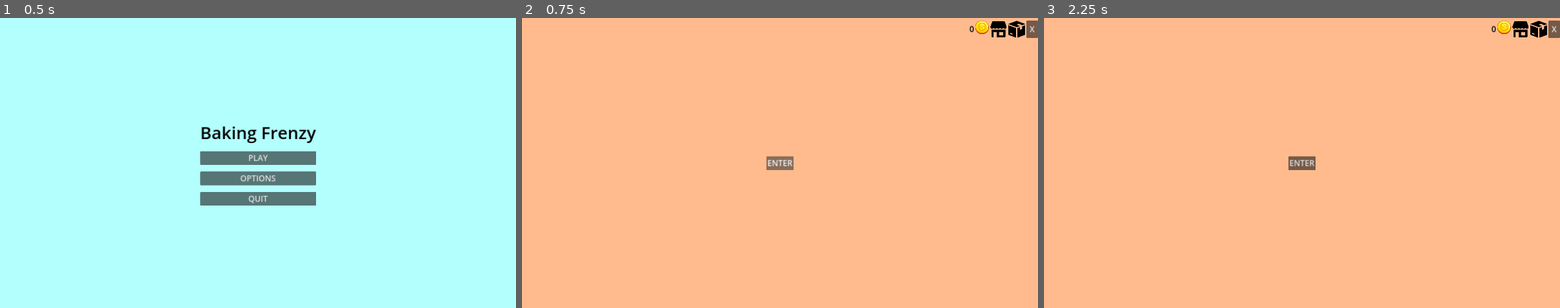
Above: before the commit, frames 1-3 (left to right).
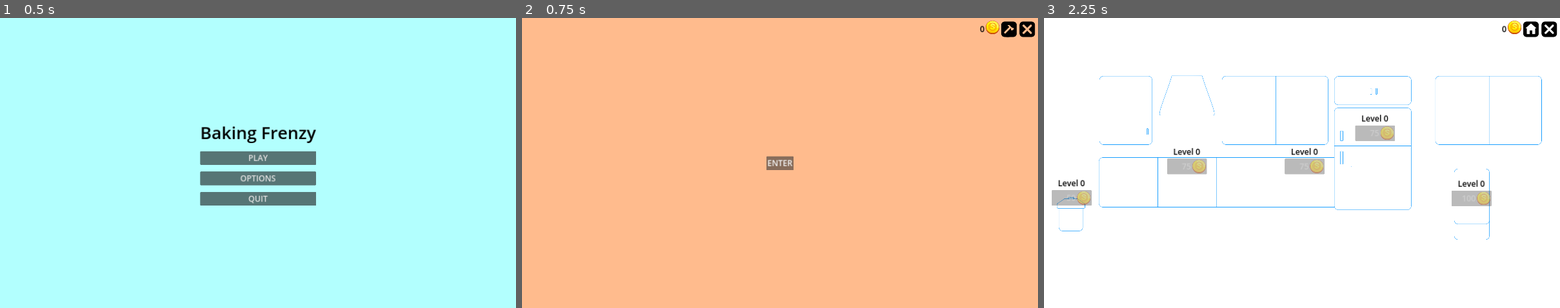
Above: after the commit, the same moments.

Repository: anj0la/BakingFrenzy
Game: Godot game, scene res://scenes/MainMenu.tscn
Two runs of this game, one before a commit and one after it. Both use one fixed random seed, a clock stepped at 60 frames per second and the inputs below. The project has no main scene, so this scene is started directly.
Inputs (mouse positions are in pixels of both pictures, inside the frame that each line leads up to):
- Up to frame 1 (0.5 s): no input
- Up to frame 2 (0.75 s): click "PLAY" at 0.5 s
- Up to frame 3 (2.25 s): click (1518, 29) at 1.27 s; click (1529, 29) at 2.02 s

Frame 1 is identical in both runs. In frame 2, 0.5% of the frame differs, in the area x 86-100%, y 0-7%; in frame 3, 100%, in the area x 0-100%, y 0-100%.

Commit message:
Trash reduction works, connected other scences via buttons. Very close to Alpha (need character and background art done, and sounds.

Diff:
--- a/BakeryHub.gd
+++ b/BakeryHub.gd
@@ -1,13 +1,20 @@
 extends Control
+
+@export var game_stats: Resource
 
 # Called when the node enters the scene tree for the first time.
 func _ready() -> void:
-	pass
+	$MenuStatsContainer/Coins.text = str(game_stats.total_coins)
 
 # Closes the game. NOTE: Save stats always before closing the game.
 func _on_close_button_pressed() -> void:
+	game_stats.save_game_stats()
 	get_tree().quit()
 
 # Displays the Level Selection Menu.
 func _on_level_selection_button_pressed() -> void:
 	get_tree().change_scene_to_file("res://scenes/LevelSelectionMenu.tscn")
+
+# Takes player to Upgrade Hub where they can upgrade their kitchen items.
+func _on_upgrade_button_pressed() -> void:
+	get_tree().change_scene_to_file("res://scenes/UpgradeHub.tscn")
--- a/scenes/BakeryHub.tscn
+++ b/scenes/BakeryHub.tscn
@@ -1,9 +1,10 @@
-[gd_scene load_steps=5 format=3 uid="uid://cyawmxyy2slrs"]
+[gd_scene load_steps=6 format=3 uid="uid://cyawmxyy2slrs"]
 
 [ext_resource type="Script" path="res://BakeryHub.gd" id="1_gyl1f"]
+[ext_resource type="Resource" uid="uid://cfbsynjsw6ejt" path="res://resources/GameStats.tres" id="2_h4aom"]
 [ext_resource type="Texture2D" uid="uid://dmd8bi6t15j6f" path="res://art/gold_coin.png" id="2_ygajx"]
-[ext_resource type="Texture2D" uid="uid://cmwr0efdp8ul1" path="res://art/shop.png" id="3_1xi8r"]
-[ext_resource type="Texture2D" uid="uid://tl66fye22gkh" path="res://art/box.png" id="4_trhlp"]
+[ext_resource type="Texture2D" uid="uid://dkrbt2piibats" path="res://art/build_icon.png" id="4_l26sq"]
+[ext_resource type="Texture2D" uid="uid://qbyx7brg113i" path="res://art/close_icon.png" id="5_jotiy"]
 
 [node name="BakeryHub" type="Control"]
 layout_mode = 3
@@ -13,6 +14,7 @@
 grow_horizontal = 2
 grow_vertical = 2
 script = ExtResource("1_gyl1f")
+game_stats = ExtResource("2_h4aom")
 
 [node name="ColorRect" type="ColorRect" parent="."]
 layout_mode = 1
@@ -44,18 +46,13 @@
 texture = ExtResource("2_ygajx")
 stretch_mode = 2
 
-[node name="ShopButton" type="TextureButton" parent="MenuStatsContainer"]
+[node name="UpgradeButton" type="TextureButton" parent="MenuStatsContainer"]
 layout_mode = 2
-texture_normal = ExtResource("3_1xi8r")
+texture_normal = ExtResource("4_l26sq")
 
-[node name="InventoryButton" type="TextureButton" parent="MenuStatsContainer"]
+[node name="CloseButton" type="TextureButton" parent="MenuStatsContainer"]
 layout_mode = 2
-texture_normal = ExtResource("4_trhlp")
-
-[node name="CloseButton" type="Button" parent="MenuStatsContainer"]
-layout_mode = 2
-theme_override_font_sizes/font_size = 30
-text = " X "
+texture_normal = ExtResource("5_jotiy")
 
 [node name="LevelSelectionButton" type="Button" parent="."]
 layout_mode = 1
@@ -73,5 +70,6 @@
 theme_override_font_sizes/font_size = 30
 text = "ENTER"
 
+[connection signal="pressed" from="MenuStatsContainer/UpgradeButton" to="." method="_on_upgrade_button_pressed"]
 [connection signal="pressed" from="MenuStatsContainer/CloseButton" to="." method="_on_close_button_pressed"]
 [connection signal="pressed" from="LevelSelectionButton" to="." method="_on_level_selection_button_pressed"]
--- a/scenes/HUD.tscn
+++ b/scenes/HUD.tscn
@@ -72,12 +72,6 @@
 theme_override_colors/font_color = Color(0, 0, 0, 1)
 theme_override_font_sizes/font_size = 30
 text = "Goal: Earn 500 Coins"
-
-[node name="SecondGoal" type="Label" parent="MainControl/GoalsContainer"]
-layout_mode = 2
-theme_override_colors/font_color = Color(0, 0, 0, 1)
-theme_override_font_sizes/font_size = 30
-text = "Goal: Serve 10 Customers"
 
 [node name="StatusTimeContainer" type="VBoxContainer" parent="MainControl"]
 layout_mode = 1
--- a/scenes/UpgradeHub.tscn
+++ b/scenes/UpgradeHub.tscn
@@ -1,8 +1,11 @@
-[gd_scene load_steps=4 format=3 uid="uid://cis7biqpxt55a"]
+[gd_scene load_steps=7 format=3 uid="uid://cis7biqpxt55a"]
 
 [ext_resource type="Texture2D" uid="uid://cl3afyaiaw7yt" path="res://art/game_background_outline.png" id="1_7nonl"]
 [ext_resource type="Script" path="res://scripts/UpgradeHub.gd" id="1_hbg0o"]
 [ext_resource type="Resource" uid="uid://cfbsynjsw6ejt" path="res://resources/GameStats.tres" id="2_jss0f"]
+[ext_resource type="Texture2D" uid="uid://dmd8bi6t15j6f" path="res://art/gold_coin.png" id="4_rq02n"]
+[ext_resource type="Texture2D" uid="uid://ctsnd2j2xy65y" path="res://art/home.png" id="5_bq0pg"]
+[ext_resource type="Texture2D" uid="uid://qbyx7brg113i" path="res://art/close_icon.png" id="6_54jms"]
 
 [node name="UpgradeHub" type="Control"]
 layout_mode = 3
@@ -41,7 +44,10 @@
 [node name="UpgradeButton" type="Button" parent="SaleCounter"]
 layout_mode = 2
 theme_override_font_sizes/font_size = 30
-text = "UPGRADE"
+text = "100"
+icon = ExtResource("4_rq02n")
+alignment = 2
+icon_alignment = 2
 
 [node name="Oven" type="VBoxContainer" parent="."]
 layout_mode = 1
@@ -67,7 +73,10 @@
 [node name="UpgradeButton" type="Button" parent="Oven"]
 layout_mode = 2
 theme_override_font_sizes/font_size = 30
-text = "UPGRADE"
+text = "75"
+icon = ExtResource("4_rq02n")
+alignment = 2
+icon_alignment = 2
 
 [node name="Counters" type="VBoxContainer" parent="."]
 layout_mode = 1
@@ -93,7 +102,10 @@
 [node name="UpgradeButton" type="Button" parent="Counters"]
 layout_mode = 2
 theme_override_font_sizes/font_size = 30
-text = "UPGRADE"
+text = "75"
+icon = ExtResource("4_rq02n")
+alignment = 2
+icon_alignment = 2
 
 [node name="Fridge" type="VBoxContainer" parent="."]
 layout_mode = 1
@@ -103,8 +115,8 @@
 anchor_right = 0.68
 anchor_bottom = 0.375
 offset_left = -148.0
-offset_top = -48.0
-offset_bottom = 48.0
+offset_top = -52.0
+offset_bottom = 52.0
 grow_horizontal = 0
 grow_vertical = 2
 
@@ -118,7 +130,10 @@
 [node name="UpgradeButton" type="Button" parent="Fridge"]
 layout_mode = 2
 theme_override_font_sizes/font_size = 30
-text = "UPGRADE"
+text = "75"
+icon = ExtResource("4_rq02n")
+alignment = 2
+icon_alignment = 2
 
 [node name="Trash" type="VBoxContainer" parent="."]
 layout_mode = 1
@@ -127,8 +142,8 @@
 anchor_top = 0.55
 anchor_right = 0.015
 anchor_bottom = 0.6
-offset_right = 40.0
-offset_bottom = 40.0
+offset_right = 148.0
+offset_bottom = 50.0
 
 [node name="Level" type="Label" parent="Trash"]
 layout_mode = 2
@@ -140,4 +155,39 @@
 [node name="UpgradeButton" type="Button" parent="Trash"]
 layout_mode = 2
 theme_override_font_sizes/font_size = 30
-text = "UPGRADE"
+text = "50"
+icon = ExtResource("4_rq02n")
+alignment = 2
+icon_alignment = 2
+
+[node name="MenuStatsContainer" type="HBoxContainer" parent="."]
+layout_mode = 1
+anchors_preset = 1
+anchor_left = 1.0
+anchor_right = 1.0
+offset_left = -216.0
+offset_top = 10.0
+offset_bottom = 74.0
+grow_horizontal = 0
+
+[node name="Coins" type="Label" parent="MenuStatsContainer"]
+layout_mode = 2
+theme_override_colors/font_color = Color(0, 0, 0, 1)
+theme_override_font_sizes/font_size = 30
+text = "0"
+
+[node name="CoinsImage" type="TextureRect" parent="MenuStatsContainer"]
+layout_mode = 2
+texture = ExtResource("4_rq02n")
+stretch_mode = 2
+
+[node name="HomeButton" type="TextureButton" parent="MenuStatsContainer"]
+layout_mode = 2
+texture_normal = ExtResource("5_bq0pg")
+
+[node name="CloseButton" type="TextureButton" parent="MenuStatsContainer"]
+layout_mode = 2
+texture_normal = ExtResource("6_54jms")
+
+[connection signal="pressed" from="MenuStatsContainer/HomeButton" to="." method="_on_home_button_pressed"]
+[connection signal="pressed" from="MenuStatsContainer/CloseButton" to="." method="_on_close_button_pressed"]
--- a/scripts/GameStats.gd
+++ b/scripts/GameStats.gd
@@ -225,6 +225,10 @@
 # Returns the upgrade level for the player.
 func get_upgrade_level(item: String) -> int:
 	return kitchen_upgrades[item]["level"]
+
+# Returns the upgrade cost for the player.
+func get_upgrade_cost(item: String) -> int:
+	return kitchen_upgrades[item]["upgrade_cost"]
 
 # Checks if the kitchen item can be upgraded.
 func can_upgrade_kitchen_item(item: String) -> bool:
--- a/scripts/HUD.gd
+++ b/scripts/HUD.gd
@@ -57,21 +57,8 @@
 	$MainControl/GameStatsContainer/Customers.text = str(customers_served)
 
 # Displays the objective(s) that a Player must achieve to complete the day (i.e., pass the level).
-func display_goal(first_goal: Array, second_goal: Array = [], show_second_goal: bool = false) -> void:
-	# NOTE: first_goal[0] == goal_name, first_goal[1] = target.
-	if first_goal[0] == "coins_earned":
-		$MainControl/GoalsContainer/FirstGoal.text = "Earn " + str(first_goal[1]) + " coins"
-	else: # first_goal[0] == "customers_served:
-		$MainControl/GoalsContainer/FirstGoal.text = "Serve " + str(first_goal[1]) + " customers"
-
-	$MainControl/GoalsContainer/SecondGoal.visible = show_second_goal
-
-	# Generate and display second objective (if it exists).
-	if show_second_goal:
-		if second_goal[0] == "coins_earned":
-			$MainControl/GoalsContainer/FirstGoal.text = "Earn " + str(second_goal[1]) + " coins"
-		else: # second_goal[0] == "customers_served:
-			$MainControl/GoalsContainer/FirstGoal.text = "Serve " + str(second_goal[1]) + " customers"
+func display_goal(first_goal: Array) -> void:
+	$MainControl/GoalsContainer/FirstGoal.text = "Earn " + str(first_goal[1]) + " coins"
 
 # Updates order status, whether it is completed (green) or not (grey).
 func update_order_status(completed: bool) -> void:
--- a/scripts/MainMenu.gd
+++ b/scripts/MainMenu.gd
@@ -4,15 +4,16 @@
 
 # Called when the node enters the scene tree for the first time.
 func _ready() -> void:
-	# game_stats,delete_game_stats()
+	game_stats.delete_game_stats()
 	# Loads player game stats.
 	game_stats.load_game_stats()
 	# Testing
 	print("Furthest level: ", game_stats.furthest_level)
-	#print("total coins: ", game_stats.total_coins)
-	#print("total customers served: ", game_stats.total_customers_served)
-	#print("total stars: ", game_stats.total_stars)
-	#print("level info: ", game_stats.level_info)
+	print("total coins: ", game_stats.total_coins)
+	print("total customers served: ", game_stats.total_customers_served)
+	print("total stars: ", game_stats.total_stars)
+	print("level info: ", game_stats.level_info)
+	print("kitchen upgrades: ", game_stats.kitchen_upgrades)
 
 # Remves start menu options, allowing the player to enter the level selection menu, customize their shop and view their inventory.
 func _on_play_button_pressed() -> void:
@@ -25,6 +26,7 @@
 
 # Quits the game.
 func _on_quit_button_pressed() -> void:
+	game_stats.save_game_stats()
 	get_tree().quit()
 
 # Displays the main menu again.
--- a/scripts/NPC.gd
+++ b/scripts/NPC.gd
@@ -124,6 +124,8 @@
 
 # Reduces the cost of the selected recipe.
 func apply_trash_penalty() -> void:
+	print('Total cost before deduction: ', selected_order[2])
+	# Get total penalty.
 	var total_penalty = game_stats.get_base_penalty() + game_stats.current_level # Penalty increases with level
 
 	# Calculate reduction.
@@ -131,7 +133,9 @@
 
 	# Ensure the reduction does not make the penalty negative.
 	total_penalty = max(total_penalty - reduction, 0)
-	$NPC.selected_order[2] = max($NPC.selected_order[2] - total_penalty, 0)
+	selected_order[2] = max(selected_order[2] - total_penalty, 0)
+
+	print('Total cost after deduction: ', selected_order[2])
 
 # Moves the NPC into the screen.
 func enter() -> void:
--- a/scripts/UpgradeHub.gd
+++ b/scripts/UpgradeHub.gd
@@ -5,18 +5,26 @@
 # Called when the node enters the scene tree for the first time.
 func _ready() -> void:
 	## NOTE: Enable / disable buttons based on the amount of money a player has
+	$MenuStatsContainer/Coins.text = str(game_stats.total_coins)
 	for child in get_children():
 		if child.get_class() == "VBoxContainer":
 			_initialize_upgrade_scene(child)
 
 # Initializes the upgrade scene by displaying upgrade levels and upgrade button status (disabled or enabled).
 func _initialize_upgrade_scene(item: VBoxContainer) -> void:
-	var item_name = item.name.to_lower() if not "salecounter" else "sale_counter"
+	# Get required variables needed to display and potentially upgrade items.
+	var item_name = item.name.to_lower() if item.name != "SaleCounter" else "sale_counter"
 	var level_label = item.get_child(0)
 	var upgrade_button = item.get_child(1)
 
+	# Set level and buttons labels, and either enable or disable upgrade button.
 	level_label.text = "Level " + str(game_stats.get_upgrade_level(item_name))
 	upgrade_button.disabled = not game_stats.can_upgrade_kitchen_item(item_name)
+	upgrade_button.text = str(game_stats.get_upgrade_cost(item_name))
+
+	# Changes text to indicate to players that they can afford the upgrade.
+	if not upgrade_button.disabled:
+		upgrade_button.add_theme_color_override("font_color", Color.LIGHT_GREEN)
 
 	# Connect the button signal to upgrade kitchen items.
 	if upgrade_button.pressed.is_connected(_on_upgrade_button_pressed):
@@ -25,6 +33,29 @@
 
 # Upgrades the specific kitchen item and enables or disbales the upgrade button.
 func _on_upgrade_button_pressed(item_name: String, level_label: Label, upgrade_button: Button) -> void:
+	# Upgrade the level of the kitchen item.
 	game_stats.upgrade_kitchen_item(item_name)
+
+	# Set level and buttons labels, and either enable or disable upgrade button.
 	level_label.text = "Level " + game_stats.get_upgrade_level(item_name)
 	upgrade_button.disabled = not game_stats.can_upgrade_kitchen_item(item_name)
+	upgrade_button.text = str(game_stats.get_upgrade_cost(item_name))
+
+	# Changes text to indicate to players that they can afford the upgrade.
+	if not upgrade_button.disabled:
+		upgrade_button.add_theme_color_override("font_color", Color.LIGHT_GREEN)
+
+	# Save game after every upgrade.
+	game_stats.save_game_stats()
+
+	# Update total coins label.
+	$MenuStatsContainer/Coins.text = str(game_stats.total_coins)
+
+# Quits the game.
+func _on_close_button_pressed() -> void:
+	game_stats.save_game_stats()
+	get_tree().quit()
+
+# Returns the player back to the Bakery Hub.
+func _on_home_button_pressed() -> void:
+	get_tree().change_scene_to_file("res://scenes/BakeryHub.tscn")
Binary file added: art/build_icon.png
Not shown, added: art/build_icon.png.import
Binary file added: art/close_icon.png
Not shown, added: art/close_icon.png.import
